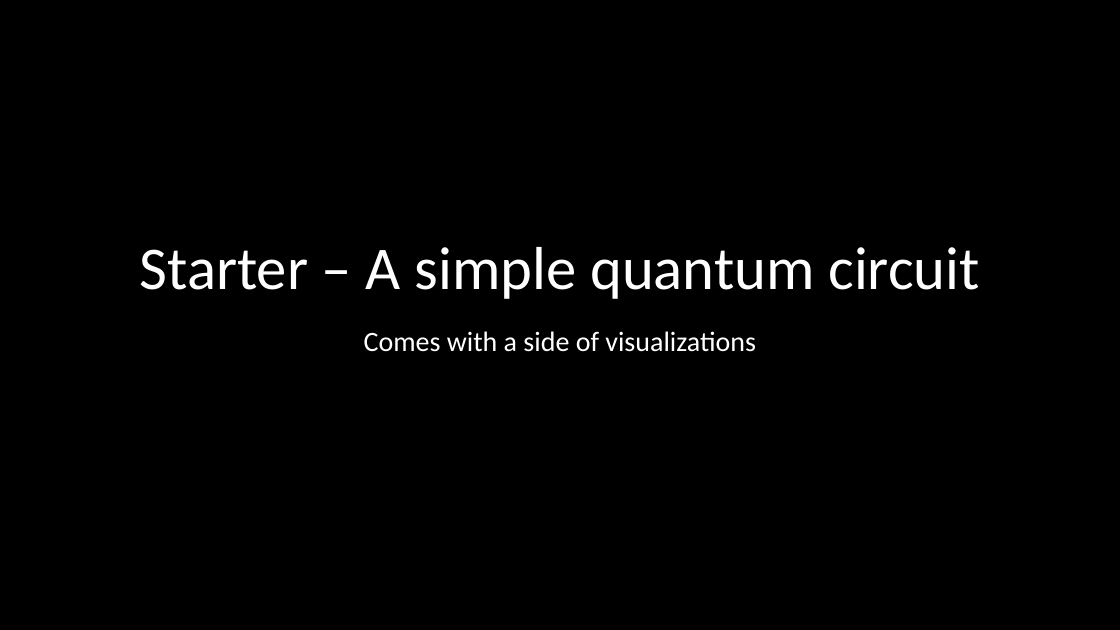
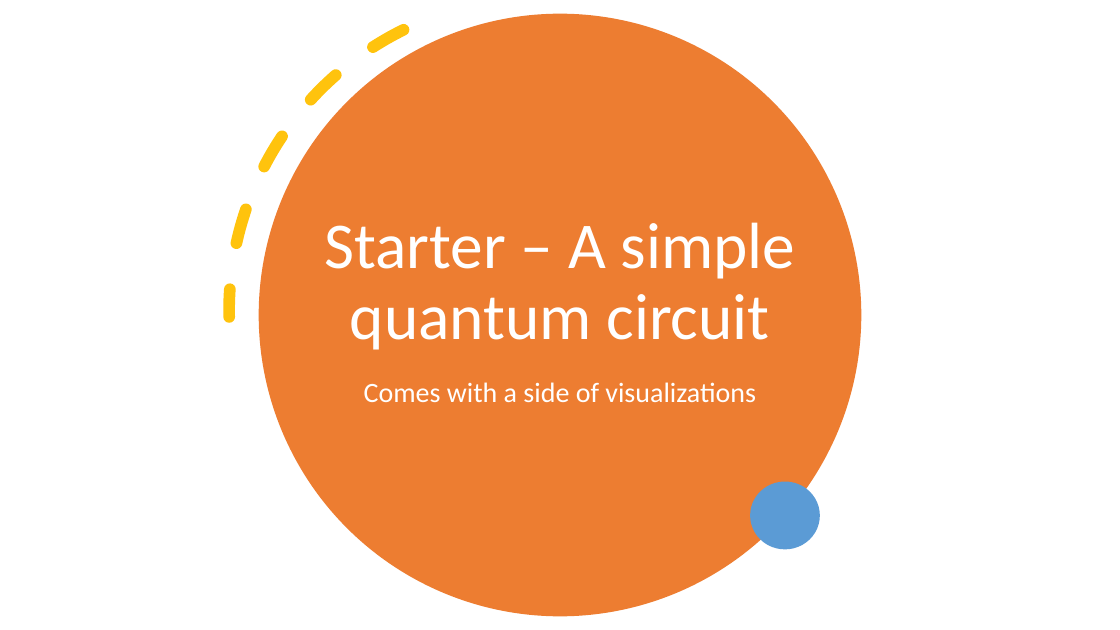
Before and after one commit to splch/ionq-ml-demo, a slide deck: slide 6 of misc/presentation.pptx (slide 5 before the commit). Drawn at 1120x630 pixels with LibreOffice and Linux fonts; fonts in the diff are those of the drawing; background and template pictures are left out; a plain dark background stands for a picture behind light text. Boxes give left, top, right and bottom in pixels: in the first picture for what was removed or moved away, otherwise in the second. Text is boxed around its words. In the diff, an @@ line names an element or a change of style, - is before the commit and + after.

```diff
--- a/misc/presentation.pptx
+++ b/misc/presentation.pptx
@@ background picture (left out) to #FFFFFF @@
@@ rectangle removed at (x1=0, y1=0, x2=1120, y2=630) @@
@@ arc (boxed as its full ellipse) added at (x1=123, y1=0, x2=962, y2=630), outline #FFC000 10 pt dashed @@
@@ ellipse added at (x1=259, y1=13, x2=861, y2=616), fill #ED7D31 @@
@@ title "Starter – A simple quantum ..." moved from (x1=140, y1=247, x2=979, y2=299) to (x1=324, y1=222, x2=795, y2=350) @@
@@ title "Starter – A simple quantum ..." at (x1=324, y1=222, x2=795, y2=350): size 52 to 56 pt @@
@@ text "Comes with a side of ..." moved from (x1=364, y1=331, x2=756, y2=352) to (x1=364, y1=382, x2=756, y2=402) @@
@@ ellipse added at (x1=750, y1=481, x2=820, y2=549), fill #5B9BD5 @@
```
Also in this commit, not shown: 5 other slides changed, 4 slides added, 14 slides removed, 4 other files.
